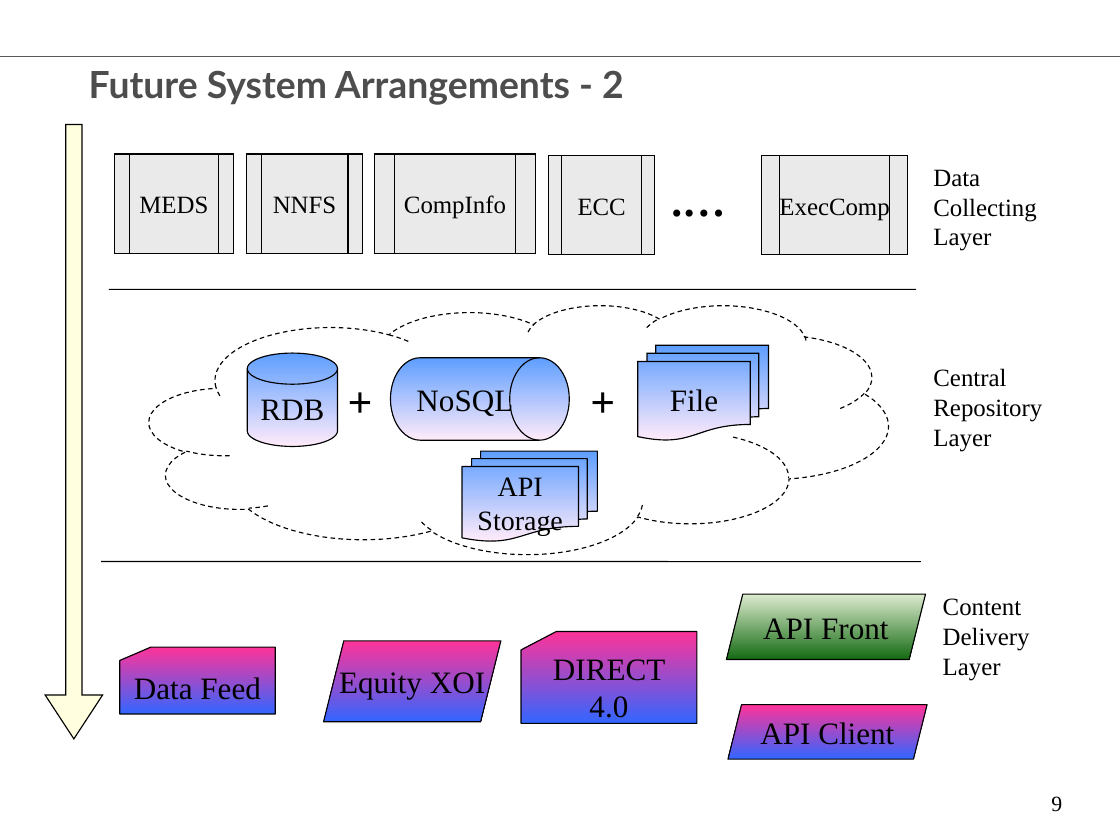
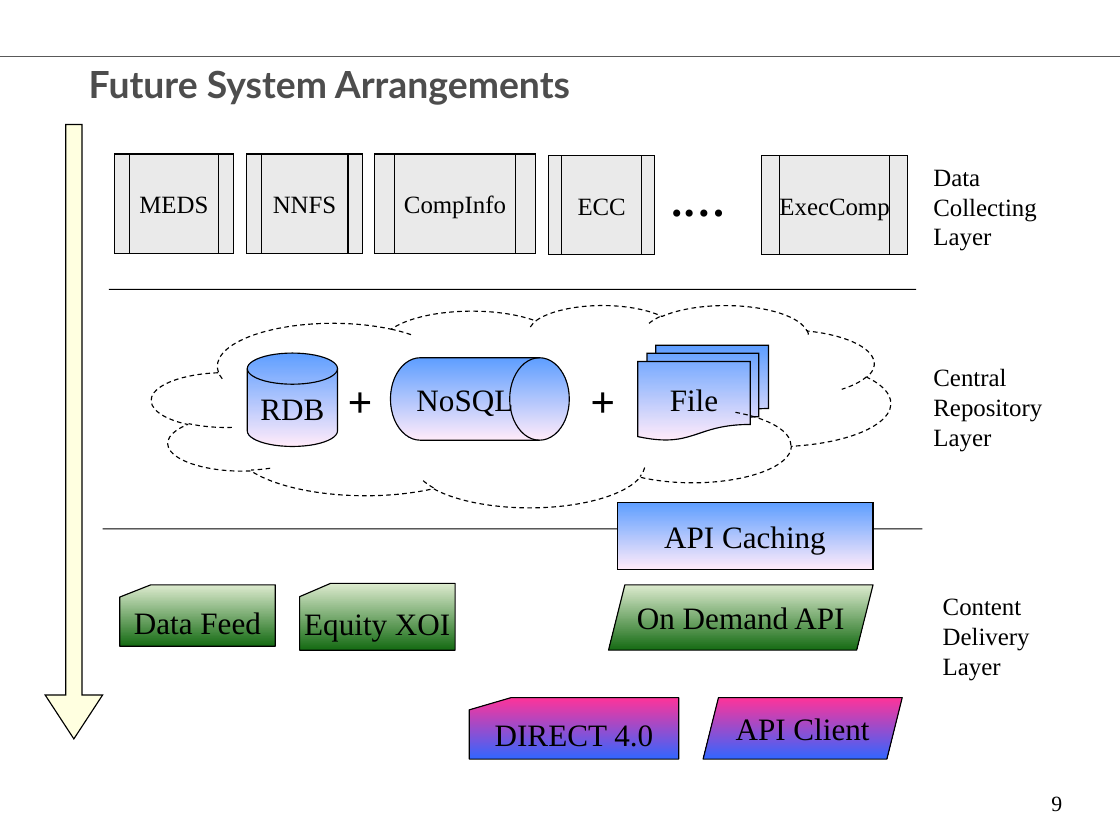
Before and after one commit to chenglx/myenv, a slide deck: slide 9 of Equity Data Technology Vision.ppt. Drawn at 1120x840 pixels with LibreOffice and Linux fonts; fonts in the diff are those of the drawing; background and template pictures are left out. Boxes give left, top, right and bottom in pixels: in the first picture for what was removed or moved away, otherwise in the second. Text is boxed around its words. In the diff, an @@ line names an element or a change of style, - is before the commit and + after.

```diff
--- a/Equity Data Technology Vision.ppt
+++ b/Equity Data Technology Vision.ppt
@@ title at [89,70,570,105]: text changed @@
-Future System Arrangements - 2
+Future System Arrangements
@@ freeform shape: place and size @@
-freeform shape at [149,305,888,553]
+freeform shape at [151,305,890,507]
@@ flow chart multidocument removed at [463,451,598,542] @@
-API Storage
@@ rectangle added at [617,503,874,570], fill gradient #5E9EFF to #FFEBFA, outline #000000 0.74 pt, 20 pt, text #000000 @@
+API Caching
@@ line moved from (101, 561) - (921, 561) to (103, 529) - (923, 529) @@
@@ flow chart punched card "Data Feed": place and size @@
-flow chart punched card "Data Feed" at [120,647,276,715]
+flow chart punched card "Data Feed" at [120,585,276,646]
@@ flow chart punched card "Data Feed" at [120,585,276,646]: fill gradient #FF3399 to #3366FF to gradient #DDEBCF to #156B13 @@
@@ flow chart punched card "Equity XOI": place and size @@
-flow chart punched card "Equity XOI" at [324,641,501,721]
+flow chart punched card "Equity XOI" at [300,584,456,651]
@@ flow chart punched card "Equity XOI" at [300,584,456,651]: parallelogram to flow chart punched card; fill gradient #FF3399 to #3366FF to gradient #DDEBCF to #156B13 @@
@@ parallelogram "On Demand API": place and size @@
-parallelogram "On Demand API" at [727,595,926,660]
+parallelogram "On Demand API" at [608,585,872,650]
@@ text in parallelogram at [637,605,844,630]: text changed @@
-API Front
+On Demand API
@@ flow chart punched card "DIRECT 4.0": place and size @@
-flow chart punched card "DIRECT 4.0" at [521,632,697,724]
+flow chart punched card "DIRECT 4.0" at [469,698,679,759]
@@ parallelogram "API Client": place and size @@
-parallelogram "API Client" at [728,704,927,759]
+parallelogram "API Client" at [703,698,903,759]
```
Also in this commit, not shown: 8 other slides changed, 1 slide removed, 2 other files.
